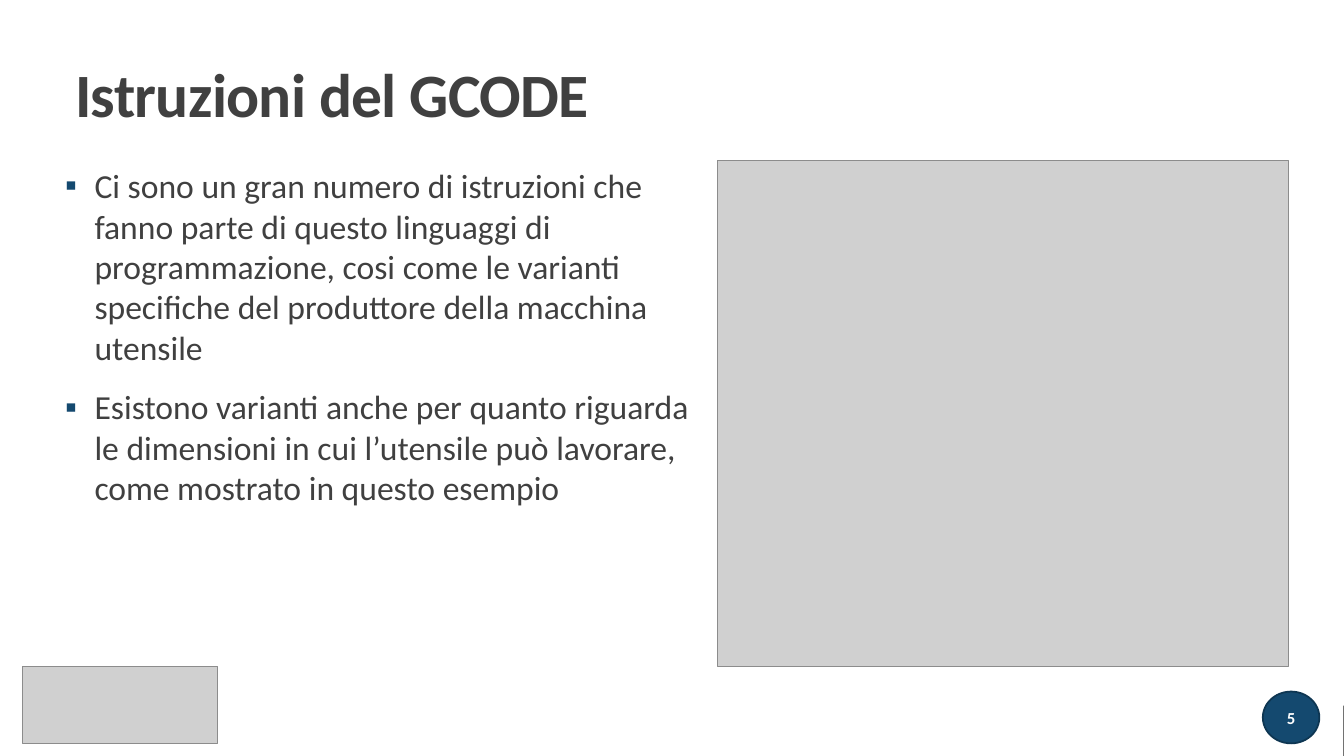
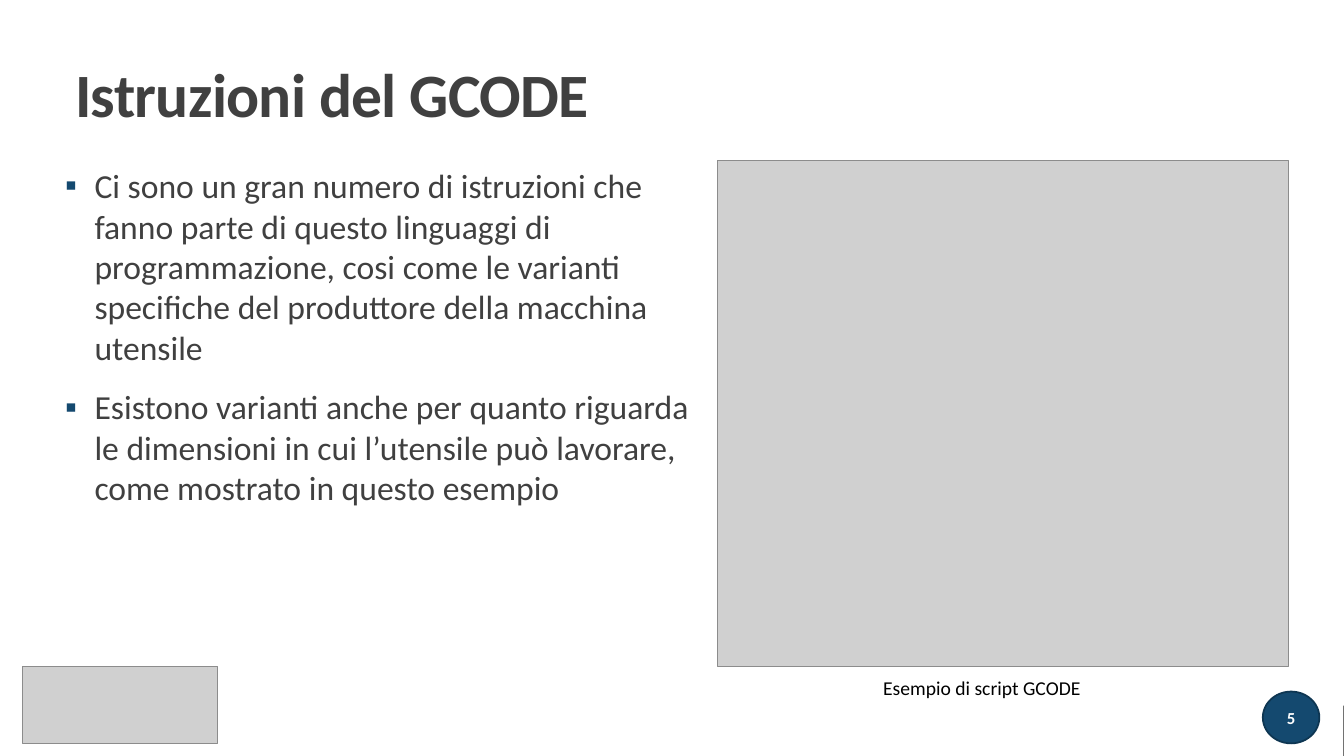
Before and after one commit to atusghen/GCODE, a slide deck: slide 5 of presentazione.pptx. Drawn at 1344x756 pixels with LibreOffice and Linux fonts; fonts in the diff are those of the drawing; grey boxes stand for pictures. Boxes give left, top, right and bottom in pixels: in the first picture for what was removed or moved away, otherwise in the second. Text is boxed around its words. In the diff, an @@ line names an element or a change of style, - is before the commit and + after.

```diff
--- a/presentazione.pptx
+++ b/presentazione.pptx
@@ text added at bbox=[883, 681, 1080, 698], 14 pt, text #000000 @@
+Esempio di script GCODE
```
Also in this commit, not shown: 4 other slides changed, 3 slides added, 6 other files.
